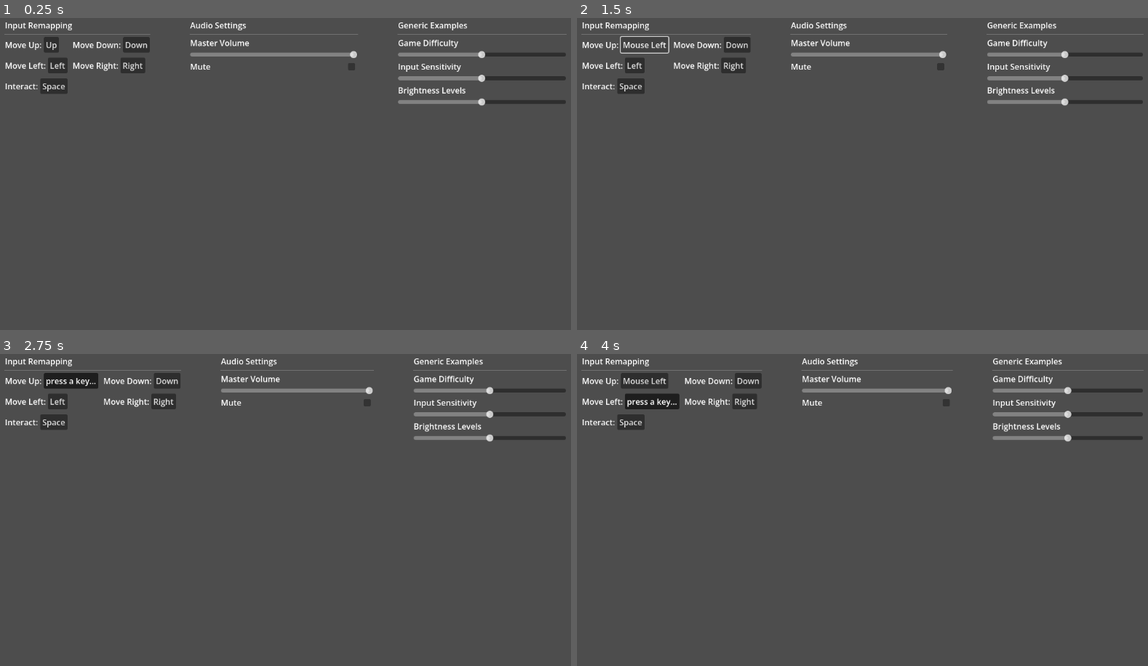
Above: before the commit, frames 1-4 (two rows, left to right).
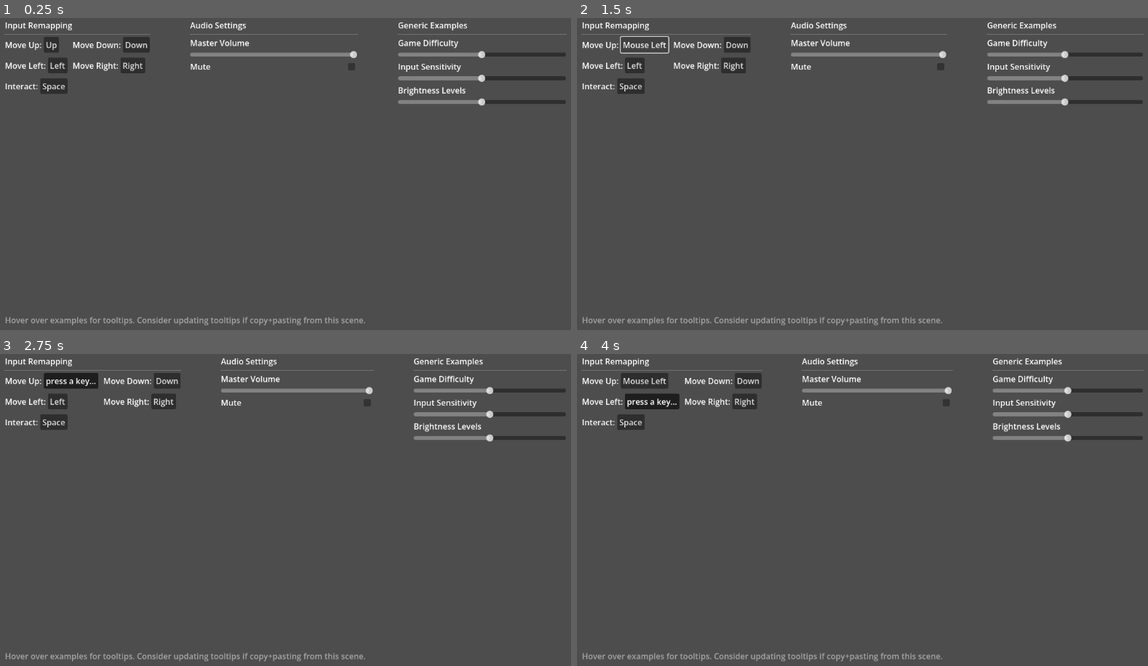
Above: after the commit, the same moments.

Repository: GodotWildJam/gwj-accessibility-scripts
Game: Godot game, scene res://examples/scenes/options_menu_example.tscn
Two runs of this game, one before a commit and one after it. Both use one fixed random seed, a clock stepped at 60 frames per second and the inputs below.
Inputs:
- Up to frame 1 (0.25 s): no input
- Up to frame 2 (1.5 s): click "Up" at 0.5 s; click "press a key..." at 1.25 s
- Up to frame 3 (2.75 s): click "Mouse Left" at 2 s
- Up to frame 4 (4 s): click "Down" at 2.75 s; click "Left" at 3.5 s

The runs differ from the first frame. In frame 1, 0.6% of the frame differs, in the area x 1-64%, y 95-99%; in frame 2, 0.6%; in frame 3, 0.6%; in frame 4, 0.6%.

Commit message:
Adds tooltips and message about tooltips.

Diff:
--- a/examples/scenes/options_menu_example.tscn
+++ b/examples/scenes/options_menu_example.tscn
@@ -15,163 +15,187 @@
 theme_override_constants/margin_right = 20
 theme_override_constants/margin_bottom = 20
 
-[node name="HotkeysContainer" type="HBoxContainer" parent="." unique_id=1944580740]
-layout_mode = 2
+[node name="VBoxContainer" type="VBoxContainer" parent="." unique_id=1781619435]
+layout_mode = 2
+
+[node name="HBoxContainer" type="HBoxContainer" parent="VBoxContainer" unique_id=1944580740]
+layout_mode = 2
+size_flags_vertical = 3
 theme_override_constants/separation = 80
 
-[node name="VBoxContainer2" type="VBoxContainer" parent="HotkeysContainer" unique_id=1324277147]
-layout_mode = 2
-
-[node name="Label2" type="Label" parent="HotkeysContainer/VBoxContainer2" unique_id=2137926115]
+[node name="InputContainer" type="VBoxContainer" parent="VBoxContainer/HBoxContainer" unique_id=1324277147]
+layout_mode = 2
+
+[node name="Label2" type="Label" parent="VBoxContainer/HBoxContainer/InputContainer" unique_id=2137926115]
 layout_mode = 2
 text = "Input Remapping"
 
-[node name="HSeparator" type="HSeparator" parent="HotkeysContainer/VBoxContainer2" unique_id=1586224888]
-layout_mode = 2
-
-[node name="GridContainer" type="GridContainer" parent="HotkeysContainer/VBoxContainer2" unique_id=1337456617]
+[node name="HSeparator" type="HSeparator" parent="VBoxContainer/HBoxContainer/InputContainer" unique_id=1586224888]
+layout_mode = 2
+
+[node name="GridContainer" type="GridContainer" parent="VBoxContainer/HBoxContainer/InputContainer" unique_id=1337456617]
 layout_mode = 2
 theme_override_constants/h_separation = 10
 theme_override_constants/v_separation = 10
 columns = 2
 
-[node name="UiUp" type="HBoxContainer" parent="HotkeysContainer/VBoxContainer2/GridContainer" unique_id=1175645935]
-layout_mode = 2
-
-[node name="Label" type="Label" parent="HotkeysContainer/VBoxContainer2/GridContainer/UiUp" unique_id=1485637622]
+[node name="UiUp" type="HBoxContainer" parent="VBoxContainer/HBoxContainer/InputContainer/GridContainer" unique_id=1175645935]
+layout_mode = 2
+
+[node name="Label" type="Label" parent="VBoxContainer/HBoxContainer/InputContainer/GridContainer/UiUp" unique_id=1485637622]
 layout_mode = 2
 text = "Move Up:"
 
-[node name="RebindableAction" parent="HotkeysContainer/VBoxContainer2/GridContainer/UiUp" unique_id=388324616 instance=ExtResource("1_ee5m2")]
-layout_mode = 2
+[node name="RebindableAction" parent="VBoxContainer/HBoxContainer/InputContainer/GridContainer/UiUp" unique_id=388324616 instance=ExtResource("1_ee5m2")]
+layout_mode = 2
+tooltip_text = "Rebindable action buttons will remap a single input event to an action name.
+It is recommended to not overwrite the built-in \"ui_*\" actions in a production project."
 keep_pressed_outside = true
 text = "Up"
 action = "move_up"
 
-[node name="UiDown" type="HBoxContainer" parent="HotkeysContainer/VBoxContainer2/GridContainer" unique_id=332334622]
-layout_mode = 2
-
-[node name="Label" type="Label" parent="HotkeysContainer/VBoxContainer2/GridContainer/UiDown" unique_id=830625343]
+[node name="UiDown" type="HBoxContainer" parent="VBoxContainer/HBoxContainer/InputContainer/GridContainer" unique_id=332334622]
+layout_mode = 2
+
+[node name="Label" type="Label" parent="VBoxContainer/HBoxContainer/InputContainer/GridContainer/UiDown" unique_id=830625343]
 layout_mode = 2
 text = "Move Down:"
 
-[node name="RebindableAction" parent="HotkeysContainer/VBoxContainer2/GridContainer/UiDown" unique_id=569866971 instance=ExtResource("1_ee5m2")]
-layout_mode = 2
+[node name="RebindableAction" parent="VBoxContainer/HBoxContainer/InputContainer/GridContainer/UiDown" unique_id=569866971 instance=ExtResource("1_ee5m2")]
+layout_mode = 2
+tooltip_text = "Rebindable action buttons will remap a single input event to an action name.
+It is recommended to not overwrite the built-in \"ui_*\" actions in a production project."
 text = "Down"
 action = "move_down"
 
-[node name="UILeft" type="HBoxContainer" parent="HotkeysContainer/VBoxContainer2/GridContainer" unique_id=987550742]
-layout_mode = 2
-
-[node name="Label" type="Label" parent="HotkeysContainer/VBoxContainer2/GridContainer/UILeft" unique_id=450971215]
+[node name="UILeft" type="HBoxContainer" parent="VBoxContainer/HBoxContainer/InputContainer/GridContainer" unique_id=987550742]
+layout_mode = 2
+
+[node name="Label" type="Label" parent="VBoxContainer/HBoxContainer/InputContainer/GridContainer/UILeft" unique_id=450971215]
 layout_mode = 2
 text = "Move Left:"
 
-[node name="RebindableAction" parent="HotkeysContainer/VBoxContainer2/GridContainer/UILeft" unique_id=66255557 instance=ExtResource("1_ee5m2")]
-layout_mode = 2
+[node name="RebindableAction" parent="VBoxContainer/HBoxContainer/InputContainer/GridContainer/UILeft" unique_id=66255557 instance=ExtResource("1_ee5m2")]
+layout_mode = 2
+tooltip_text = "Rebindable action buttons will remap a single input event to an action name.
+It is recommended to not overwrite the built-in \"ui_*\" actions in a production project."
 text = "Left"
 action = "move_left"
 
-[node name="UIRight" type="HBoxContainer" parent="HotkeysContainer/VBoxContainer2/GridContainer" unique_id=1408132440]
-layout_mode = 2
-
-[node name="Label" type="Label" parent="HotkeysContainer/VBoxContainer2/GridContainer/UIRight" unique_id=1839768842]
+[node name="UIRight" type="HBoxContainer" parent="VBoxContainer/HBoxContainer/InputContainer/GridContainer" unique_id=1408132440]
+layout_mode = 2
+
+[node name="Label" type="Label" parent="VBoxContainer/HBoxContainer/InputContainer/GridContainer/UIRight" unique_id=1839768842]
 layout_mode = 2
 text = "Move Right:"
 
-[node name="RebindableAction" parent="HotkeysContainer/VBoxContainer2/GridContainer/UIRight" unique_id=518496604 instance=ExtResource("1_ee5m2")]
-layout_mode = 2
+[node name="RebindableAction" parent="VBoxContainer/HBoxContainer/InputContainer/GridContainer/UIRight" unique_id=518496604 instance=ExtResource("1_ee5m2")]
+layout_mode = 2
+tooltip_text = "Rebindable action buttons will remap a single input event to an action name.
+It is recommended to not overwrite the built-in \"ui_*\" actions in a production project."
 text = "Right"
 action = "move_right"
 
-[node name="HBoxContainer" type="HBoxContainer" parent="HotkeysContainer/VBoxContainer2/GridContainer" unique_id=1569700881]
-layout_mode = 2
-
-[node name="Label" type="Label" parent="HotkeysContainer/VBoxContainer2/GridContainer/HBoxContainer" unique_id=2039119953]
+[node name="HBoxContainer" type="HBoxContainer" parent="VBoxContainer/HBoxContainer/InputContainer/GridContainer" unique_id=1569700881]
+layout_mode = 2
+
+[node name="Label" type="Label" parent="VBoxContainer/HBoxContainer/InputContainer/GridContainer/HBoxContainer" unique_id=2039119953]
 layout_mode = 2
 text = "Interact:"
 
-[node name="RebindableAction" parent="HotkeysContainer/VBoxContainer2/GridContainer/HBoxContainer" unique_id=1172323877 instance=ExtResource("1_ee5m2")]
-layout_mode = 2
+[node name="RebindableAction" parent="VBoxContainer/HBoxContainer/InputContainer/GridContainer/HBoxContainer" unique_id=1172323877 instance=ExtResource("1_ee5m2")]
+layout_mode = 2
+tooltip_text = "Rebindable action buttons will remap a single input event to an action name.
+It is recommended to not overwrite the built-in \"ui_*\" actions in a production project."
 action = "interact"
 
-[node name="VolumeContainer" type="VBoxContainer" parent="HotkeysContainer" unique_id=1119771400]
+[node name="AudioContainer" type="VBoxContainer" parent="VBoxContainer/HBoxContainer" unique_id=1119771400]
 layout_mode = 2
 size_flags_horizontal = 3
 
-[node name="Label2" type="Label" parent="HotkeysContainer/VolumeContainer" unique_id=72356261]
+[node name="Label2" type="Label" parent="VBoxContainer/HBoxContainer/AudioContainer" unique_id=72356261]
 layout_mode = 2
 text = "Audio Settings"
 
-[node name="HSeparator" type="HSeparator" parent="HotkeysContainer/VolumeContainer" unique_id=1165128048]
-layout_mode = 2
-
-[node name="Label" type="Label" parent="HotkeysContainer/VolumeContainer" unique_id=920103120]
+[node name="HSeparator" type="HSeparator" parent="VBoxContainer/HBoxContainer/AudioContainer" unique_id=1165128048]
+layout_mode = 2
+
+[node name="Label" type="Label" parent="VBoxContainer/HBoxContainer/AudioContainer" unique_id=920103120]
 layout_mode = 2
 text = "Master Volume"
 
-[node name="VolumeSlider" parent="HotkeysContainer/VolumeContainer" unique_id=448951964 instance=ExtResource("2_vxtyn")]
-layout_mode = 2
+[node name="VolumeSlider" parent="VBoxContainer/HBoxContainer/AudioContainer" unique_id=448951964 instance=ExtResource("2_vxtyn")]
+layout_mode = 2
+tooltip_text = "Volume sliders will adjust the volume of an audio bus (\"Master\" by default)."
 value = 1.0
 feedback_sound_path = NodePath("AudioStreamPlayer")
 
-[node name="AudioStreamPlayer" type="AudioStreamPlayer" parent="HotkeysContainer/VolumeContainer/VolumeSlider" unique_id=1013099466]
+[node name="AudioStreamPlayer" type="AudioStreamPlayer" parent="VBoxContainer/HBoxContainer/AudioContainer/VolumeSlider" unique_id=1013099466]
 stream = ExtResource("3_vlk37")
 
-[node name="MuteContainer" type="HBoxContainer" parent="HotkeysContainer/VolumeContainer" unique_id=241144327]
-layout_mode = 2
-
-[node name="Label" type="Label" parent="HotkeysContainer/VolumeContainer/MuteContainer" unique_id=778042405]
+[node name="MuteContainer" type="HBoxContainer" parent="VBoxContainer/HBoxContainer/AudioContainer" unique_id=241144327]
+layout_mode = 2
+
+[node name="Label" type="Label" parent="VBoxContainer/HBoxContainer/AudioContainer/MuteContainer" unique_id=778042405]
 layout_mode = 2
 size_flags_horizontal = 3
 text = "Mute"
 
-[node name="MuteButton" parent="HotkeysContainer/VolumeContainer/MuteContainer" unique_id=1140697456 instance=ExtResource("4_sokce")]
-layout_mode = 2
-
-[node name="VBoxContainer" type="VBoxContainer" parent="HotkeysContainer" unique_id=989866365]
+[node name="MuteButton" parent="VBoxContainer/HBoxContainer/AudioContainer/MuteContainer" unique_id=1140697456 instance=ExtResource("4_sokce")]
+layout_mode = 2
+tooltip_text = "Mute buttons will mute an audio bus (\"Master\" by default)."
+
+[node name="ExamplesContainer" type="VBoxContainer" parent="VBoxContainer/HBoxContainer" unique_id=989866365]
 layout_mode = 2
 size_flags_horizontal = 3
 
-[node name="Label2" type="Label" parent="HotkeysContainer/VBoxContainer" unique_id=2076742004]
+[node name="Label2" type="Label" parent="VBoxContainer/HBoxContainer/ExamplesContainer" unique_id=2076742004]
 layout_mode = 2
 text = "Generic Examples"
 
-[node name="HSeparator" type="HSeparator" parent="HotkeysContainer/VBoxContainer" unique_id=779223686]
-layout_mode = 2
-
-[node name="Label4" type="Label" parent="HotkeysContainer/VBoxContainer" unique_id=2022171761]
+[node name="HSeparator" type="HSeparator" parent="VBoxContainer/HBoxContainer/ExamplesContainer" unique_id=779223686]
+layout_mode = 2
+
+[node name="Label4" type="Label" parent="VBoxContainer/HBoxContainer/ExamplesContainer" unique_id=2022171761]
 layout_mode = 2
 text = "Game Difficulty"
 
-[node name="SettingSlider" parent="HotkeysContainer/VBoxContainer" unique_id=1836390881 instance=ExtResource("5_jc3wj")]
-layout_mode = 2
+[node name="SettingSlider" parent="VBoxContainer/HBoxContainer/ExamplesContainer" unique_id=1836390881 instance=ExtResource("5_jc3wj")]
+layout_mode = 2
+tooltip_text = "Connect to a setting that modifies the difficulty of the game."
 max_value = 2.0
 step = 0.5
 value = 1.0
 config_section = &"Game"
 config_key = &"difficulty"
 
-[node name="Label3" type="Label" parent="HotkeysContainer/VBoxContainer" unique_id=1405438342]
+[node name="Label3" type="Label" parent="VBoxContainer/HBoxContainer/ExamplesContainer" unique_id=1405438342]
 layout_mode = 2
 text = "Input Sensitivity"
 
-[node name="SettingSlider2" parent="HotkeysContainer/VBoxContainer" unique_id=771679934 instance=ExtResource("5_jc3wj")]
-layout_mode = 2
+[node name="SettingSlider2" parent="VBoxContainer/HBoxContainer/ExamplesContainer" unique_id=771679934 instance=ExtResource("5_jc3wj")]
+layout_mode = 2
+tooltip_text = "Connect to a camera's export variable that modifies input from the mouse or joystick."
 max_value = 2.0
 step = 0.5
 value = 1.0
 config_section = &"Input"
 config_key = &"sensitivity"
 
-[node name="Label5" type="Label" parent="HotkeysContainer/VBoxContainer" unique_id=750786214]
+[node name="Label5" type="Label" parent="VBoxContainer/HBoxContainer/ExamplesContainer" unique_id=750786214]
 layout_mode = 2
 text = "Brightness Levels"
 
-[node name="SettingSlider3" parent="HotkeysContainer/VBoxContainer" unique_id=957254085 instance=ExtResource("5_jc3wj")]
-layout_mode = 2
+[node name="SettingSlider3" parent="VBoxContainer/HBoxContainer/ExamplesContainer" unique_id=957254085 instance=ExtResource("5_jc3wj")]
+layout_mode = 2
+tooltip_text = "Connect to a shader parameter that modifies the gamma values."
 max_value = 2.0
 step = 0.5
 value = 1.0
 config_section = &"Video"
 config_key = &"brightness"
+
+[node name="Label" type="Label" parent="VBoxContainer" unique_id=714261410]
+layout_mode = 2
+theme_override_colors/font_color = Color(0.64466345, 0.64466345, 0.64466345, 1)
+text = "Hover over examples for tooltips. Consider updating tooltips if copy+pasting from this scene."
